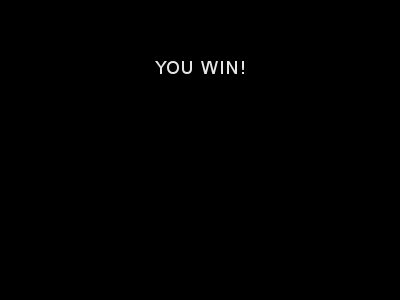
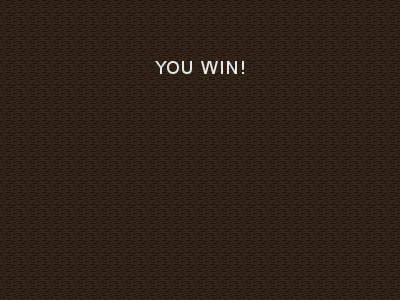
Comparing the layer stacks of the two 400px x 300px images. Changes:
painted on "Hintergrund" over [0,0,400,300]
